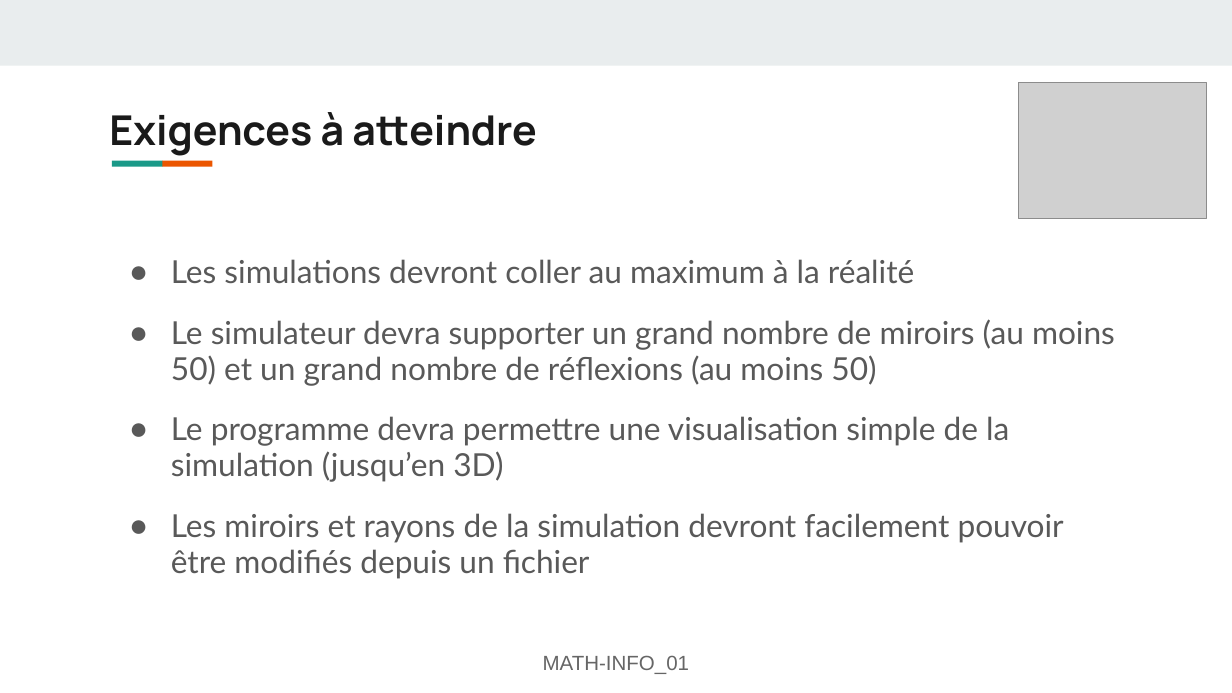
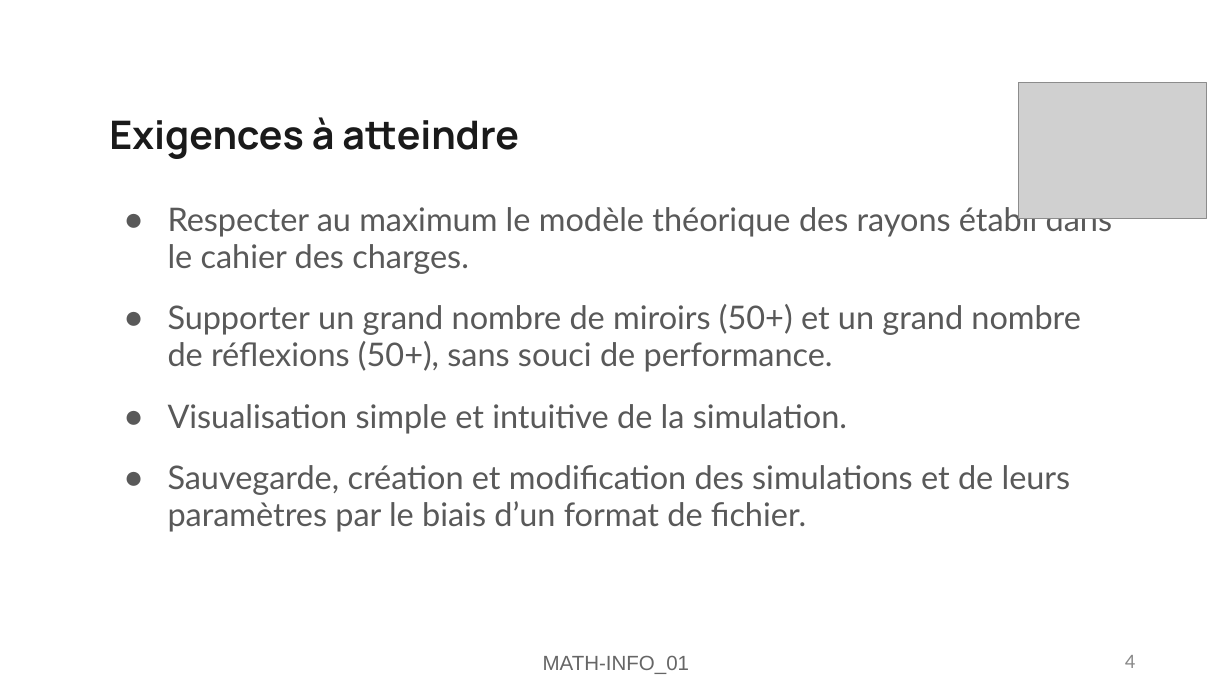
Before and after one commit to FlashOnFire/MirrorVerse, a slide deck: slide 4 of project_managment/pres2/MATH-INFO_01-Présentation-mirror-verse.odp. Drawn at 1232x693 pixels with LibreOffice and Linux fonts; fonts in the diff are those of the drawing; grey boxes stand for pictures. Boxes give left, top, right and bottom in pixels: in the first picture for what was removed or moved away, otherwise in the second. Text is boxed around its words. In the diff, an @@ line names an element or a change of style, - is before the commit and + after.

```diff
--- a/project_managment/pres2/MATH-INFO_01-Présentation-mirror-verse.odp
+++ b/project_managment/pres2/MATH-INFO_01-Présentation-mirror-verse.odp
@@ rectangle removed at (0,0,1232,65) @@
@@ title "Exigences à atteindre" at (109,117,519,159): size 24.1 to 23 pt; line spacing 0.9 to 1 @@
@@ rectangle removed at (112,160,163,166) @@
@@ rectangle removed at (161,160,212,166) @@
@@ text at (168,202,1112,532): text changed; size 18.5 to 19 pt @@
-● Les simulations devront coller au maximum à la réalité
-● Le simulateur devra supporter un grand nombre de miroirs (au moins 50) et un grand nombre de réflexions (au moins 50)
-● Le programme devra permettre une visualisation simple de la simulation (jusqu’en 3D)
-● Les miroirs et rayons de la simulation devront facilement pouvoir être modifiés depuis un fichier
+● Respecter au maximum le modèle théorique des rayons établi dans le cahier des charges.
+● Supporter un grand nombre de miroirs (50+) et un grand nombre de réflexions (50+), sans souci de performance.
+● Visualisation simple et intuitive de la simulation.
+● Sauvegarde, création et modification des simulations et de leurs paramètres par le biais d’un format de fichier.
@@ page number added at (1125,655,1135,668), 12 pt, text #898989 @@
+4
```
Also in this commit, not shown: 11 other slides changed, 5 other files.
